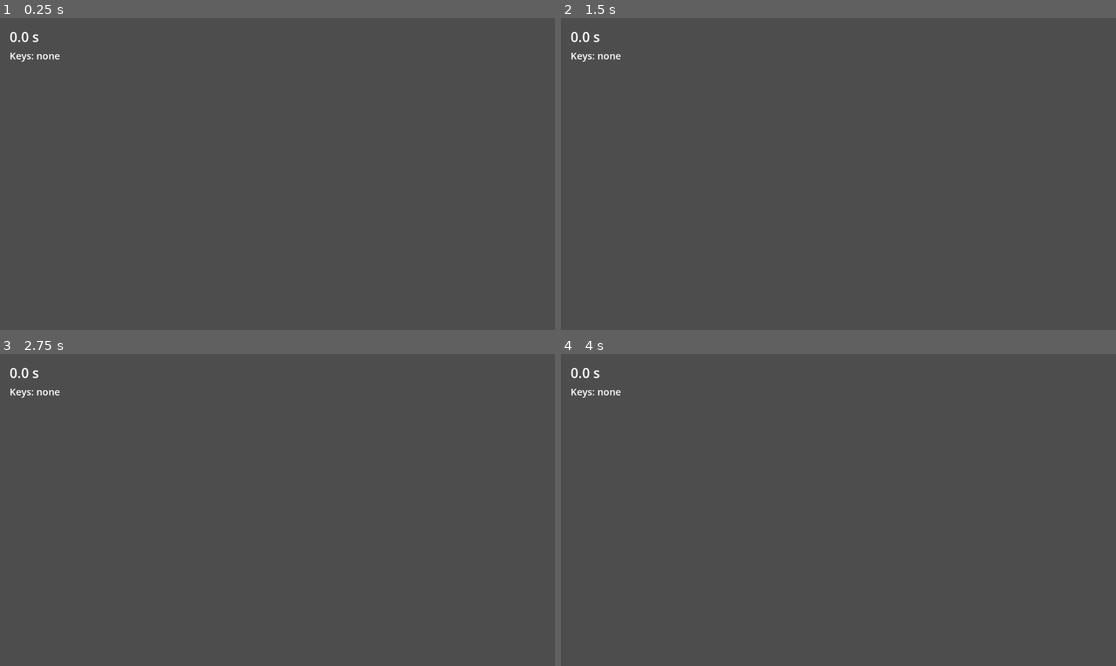
Above: before the commit, frames 1-4 (two rows, left to right).
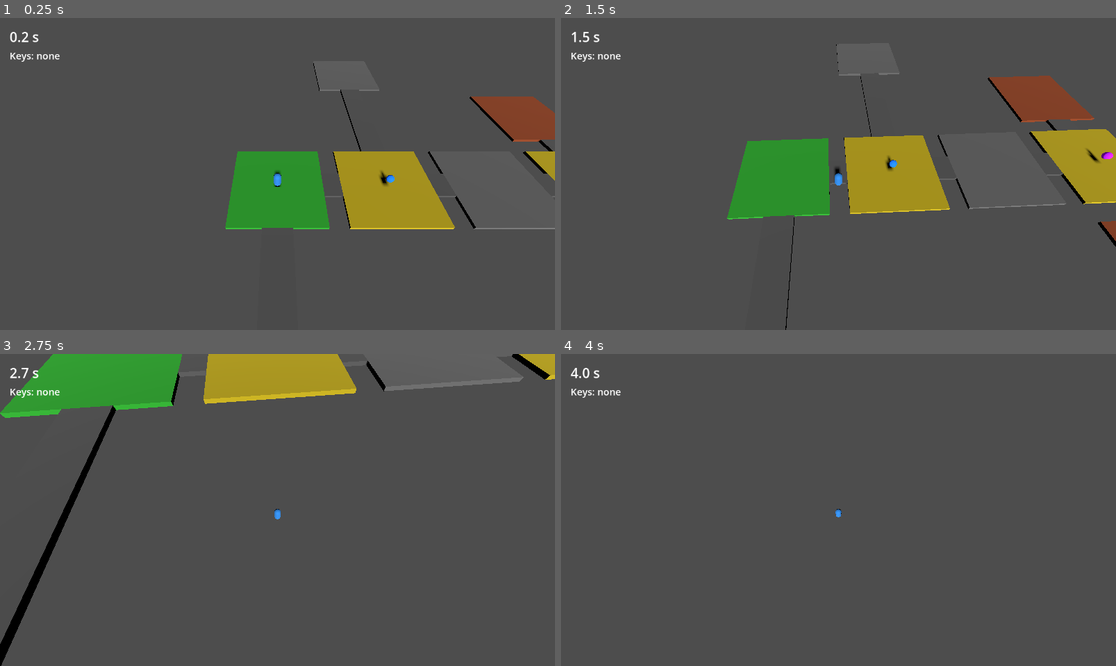
Above: after the commit, the same moments.

Repository: ADanielKoirala/spatialintel
Game: Godot game, scene res://game.tscn
Same seed, same stepped clock (60 frames per second), same inputs: the game is played once before the commit and once after it. The project has no main scene, so this scene is started directly.
Inputs:
- Up to frame 1 (0.25 s): no input
- Up to frame 2 (1.5 s): hold Right (ui_right) 0.53-1.28 s; hold Down (ui_down) from 1.28 s (still down)
- Up to frame 3 (2.75 s): release Down (ui_down) at 2.03 s; hold Right (ui_right) from 2.03 s (still down)
- Up to frame 4 (4 s): release Right (ui_right) at 2.78 s; hold Up (ui_up) 2.78-3.53 s; tap Enter at 3.5 s; hold Left (ui_left) from 3.53 s (still down)

The runs differ from the first frame. In frame 1, 10% of the frame differs, in the area x 3-100%, y 4-68%; in frame 2, 13%, in the area x 1-100%, y 4-100%; in frame 3, 11%; in frame 4, less than 0.1%.
Error before the commit: Parse Error: Cannot infer the type of "keys" variable because the value doesn't have a set type. (res://game/game.gd:83)

Commit message:
fix: cast _player to Player before accessing collected_keys
_player is CharacterBody3D typed so .collected_keys returns Variant.
Cast with 'as Player' at point of use to get the typed property.

Co-Authored-By: Claude Sonnet 4.6 <noreply@anthropic.com>

Diff:
--- a/spatialintel/demo/game/game.gd
+++ b/spatialintel/demo/game/game.gd
@@ -80,8 +80,10 @@
 	_timer_label.text = "%.1f s" % _game_time
 
 	if _player and is_instance_valid(_player):
-		var keys := _player.collected_keys
-		_keys_label.text = "Keys: " + (", ".join(keys) if keys.size() > 0 else "none")
+		var p := _player as Player
+		if p:
+			var keys: Array[String] = p.collected_keys
+			_keys_label.text = "Keys: " + (", ".join(keys) if keys.size() > 0 else "none")
 
 		# Smooth camera follow from above
 		var target := _player.position + Vector3(0.0, 18.0, 12.0)
